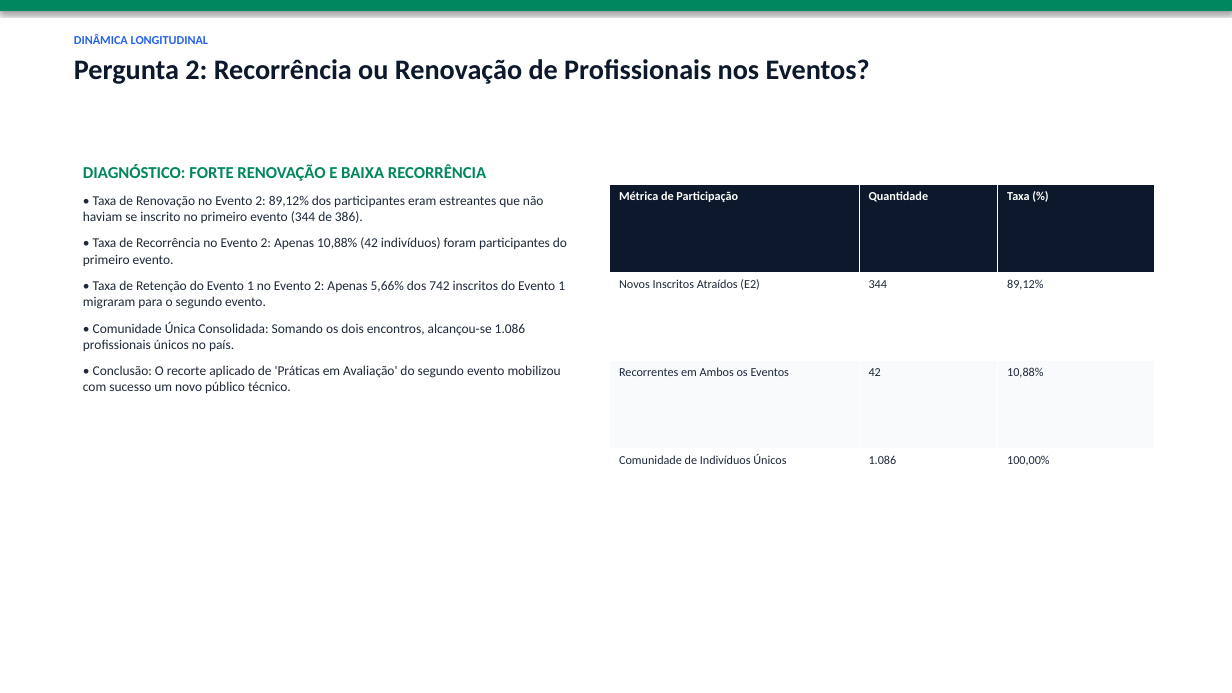
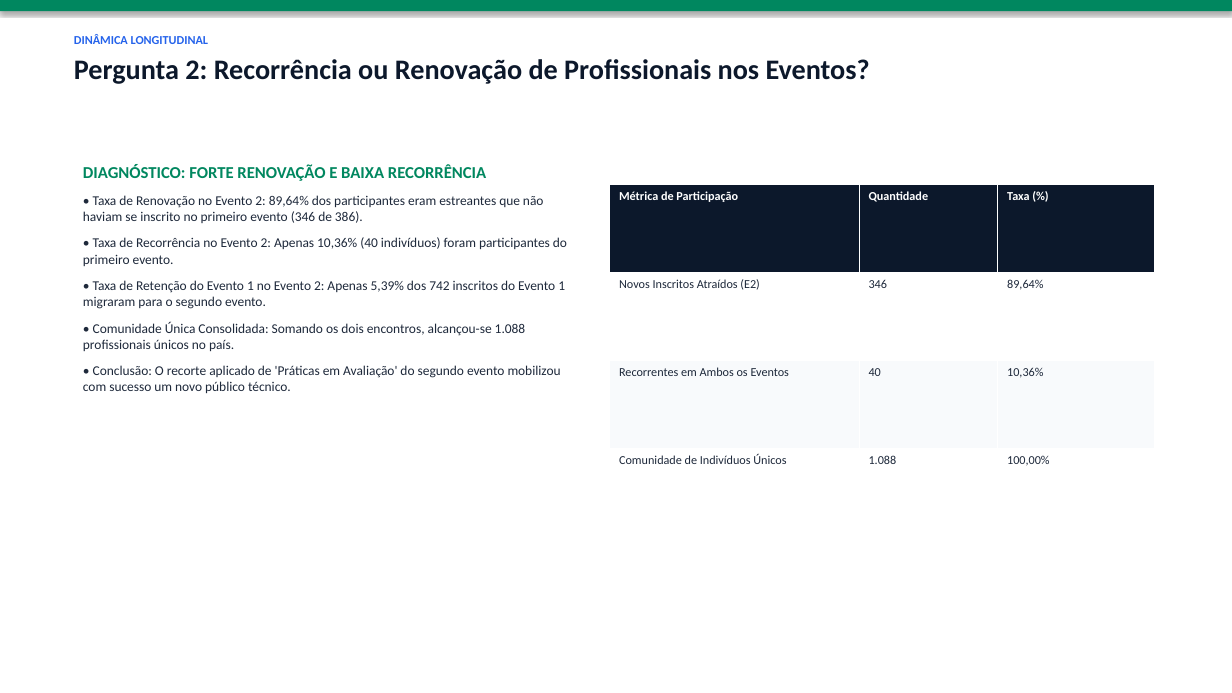
Before and after one commit to glau234/dados_ma_denise, a slide deck: slide 4 of Apresentacao_Executiva_Monitoramento_Avaliacao_2024.pptx. Drawn at 1232x693 pixels with LibreOffice and Linux fonts; fonts in the diff are those of the drawing. Boxes give left, top, right and bottom in pixels: in the first picture for what was removed or moved away, otherwise in the second. Text is boxed around its words. In the diff, an @@ line names an element or a change of style, - is before the commit and + after.

Commit message:
fix(auditoria): corrige sobreposicao de eventos para 40, aplica auditoria de inconsistencias nas 3 bases e atualiza todos os relatorios

```diff
--- a/Apresentacao_Executiva_Monitoramento_Avaliacao_2024.pptx
+++ b/Apresentacao_Executiva_Monitoramento_Avaliacao_2024.pptx
@@ text at (83, 195, 567, 351): text changed @@
-• Taxa de Renovação no Evento 2: 89,12% dos participantes eram estreantes que não haviam se inscrito no primeiro evento (344 de 386).
-• Taxa de Recorrência no Evento 2: Apenas 10,88% (42 indivíduos) foram participantes do primeiro evento.
-• Taxa de Retenção do Evento 1 no Evento 2: Apenas 5,66% dos 742 inscritos do Evento 1 migraram para o segundo evento.
-• Comunidade Única Consolidada: Somando os dois encontros, alcançou-se 1.086 profissionais únicos no país.
+• Taxa de Renovação no Evento 2: 89,64% dos participantes eram estreantes que não haviam se inscrito no primeiro evento (346 de 386).
+• Taxa de Recorrência no Evento 2: Apenas 10,36% (40 indivíduos) foram participantes do primeiro evento.
+• Taxa de Retenção do Evento 1 no Evento 2: Apenas 5,39% dos 742 inscritos do Evento 1 migraram para o segundo evento.
+• Comunidade Única Consolidada: Somando os dois encontros, alcançou-se 1.088 profissionais únicos no país.
@@ table at (610, 185, 1155, 536) @@
-row 2, column 2: 344
+row 2, column 2: 346
-row 2, column 3: 89,12%
+row 2, column 3: 89,64%
-row 3, column 2: 42
+row 3, column 2: 40
-row 3, column 3: 10,88%
+row 3, column 3: 10,36%
-row 4, column 2: 1.086
+row 4, column 2: 1.088
```
Also in this commit, not shown: 3 other slides changed, 19 other files.
